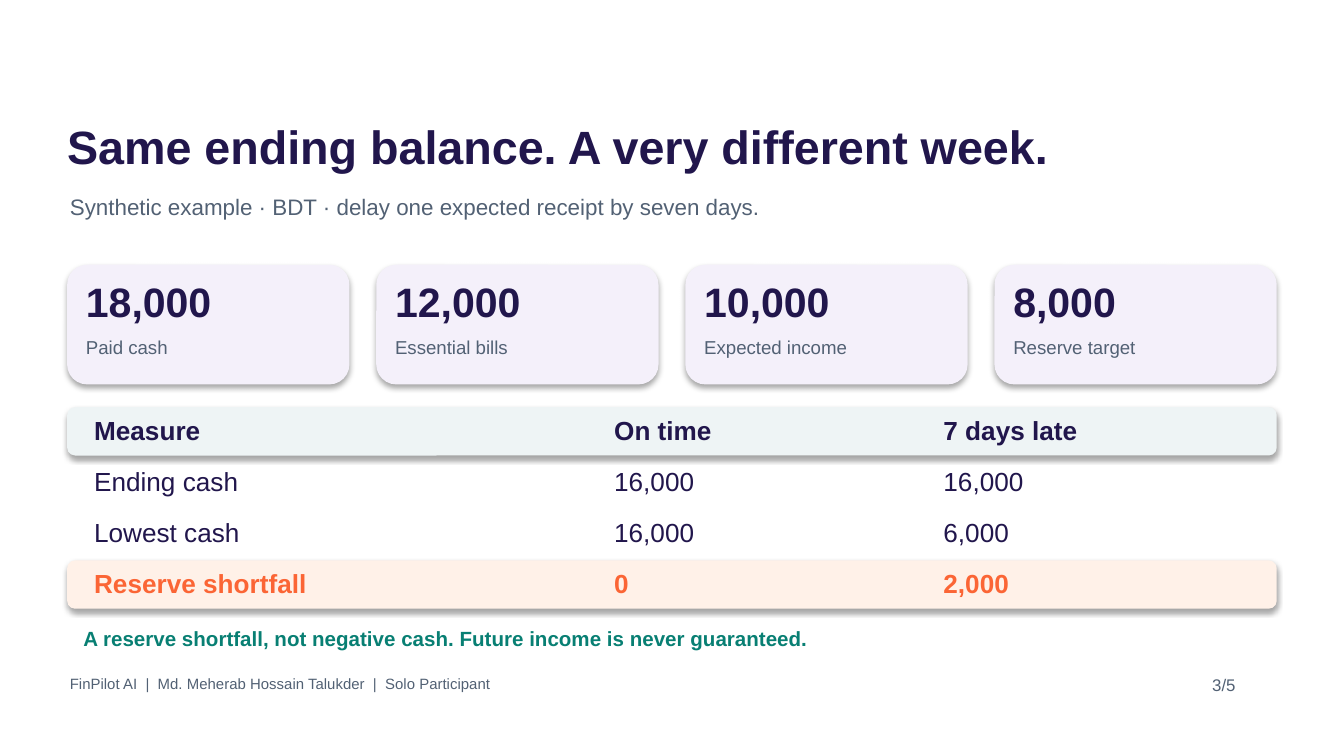
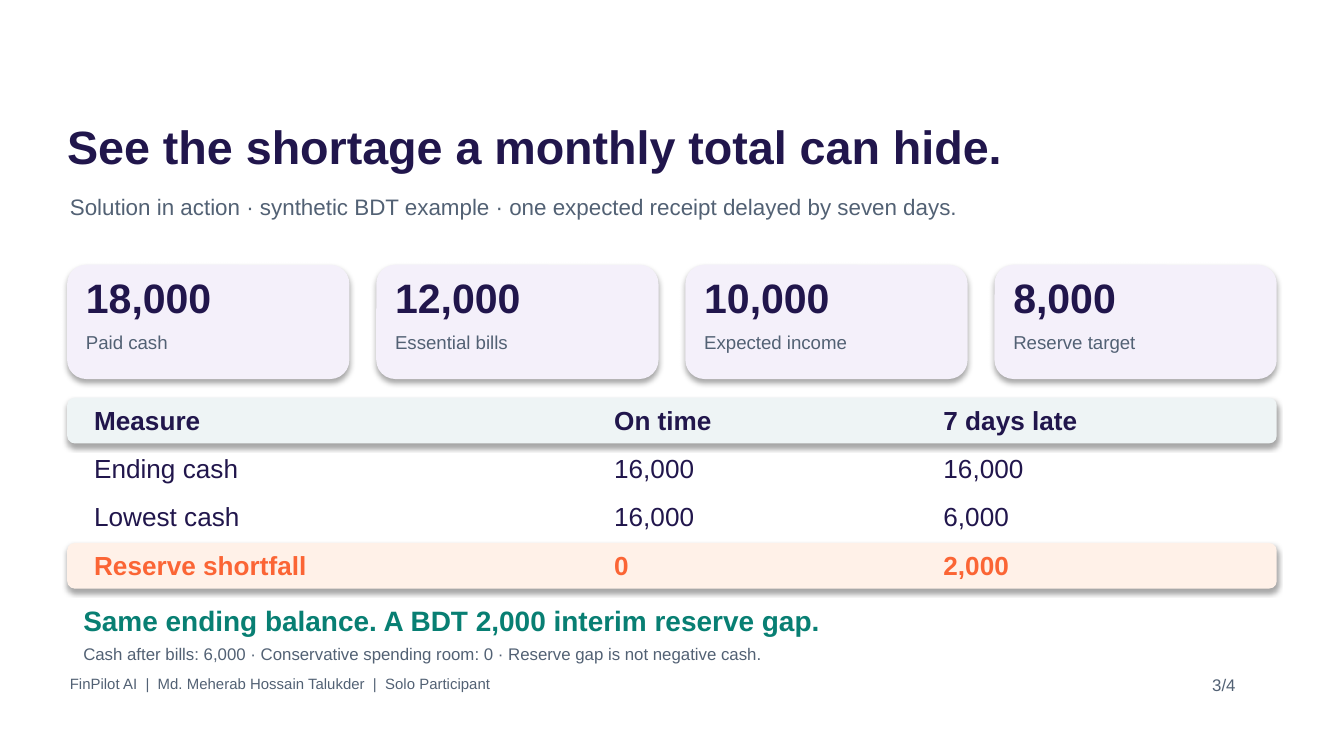
Before and after one commit to meherabmehu/finpilot-ai-sme-copilot, a slide deck: slide 3 of static/submission/FinPilot_AI_Official_Template_3min.pptx. Drawn at 1344x756 pixels with LibreOffice and Linux fonts; fonts in the diff are those of the drawing; background and template pictures are left out. Boxes give left, top, right and bottom in pixels: in the first picture for what was removed or moved away, otherwise in the second. Text is boxed around its words. In the diff, an @@ line names an element or a change of style, - is before the commit and + after.

Commit message:
docs: match four-slide template with solution-focused pitch and verified QR [skip deploy]

```diff
--- a/static/submission/FinPilot_AI_Official_Template_3min.pptx
+++ b/static/submission/FinPilot_AI_Official_Template_3min.pptx
@@ text at (67, 130, 1002, 174): text changed @@
-Same ending balance. A very different week.
+See the shortage a monthly total can hide.
@@ text at (70, 199, 956, 220): text changed @@
-Synthetic example · BDT · delay one expected receipt by seven days.
+Solution in action · synthetic BDT example · one expected receipt delayed by seven days.
@@ rounded rectangle: place and size @@
-rounded rectangle at (67, 265, 349, 384)
+rounded rectangle at (67, 265, 349, 379)
@@ rounded rectangle: place and size @@
-rounded rectangle at (376, 265, 659, 384)
+rounded rectangle at (376, 265, 659, 379)
@@ rounded rectangle: place and size @@
-rounded rectangle at (685, 265, 968, 384)
+rounded rectangle at (685, 265, 968, 379)
@@ rounded rectangle: place and size @@
-rounded rectangle at (995, 265, 1277, 384)
+rounded rectangle at (995, 265, 1277, 379)
@@ 8 texts: place and size @@
-8 texts at (86, 288, 1136, 358)
+8 texts at (86, 284, 1136, 353)
@@ 6 texts, 1 rounded rectangle: place and size @@
-6 texts, 1 rounded rectangle at (67, 407, 1277, 497)
+6 texts, 1 rounded rectangle at (67, 398, 1277, 484)
@@ 3 texts, 1 rounded rectangle: place and size @@
-3 texts, 1 rounded rectangle at (67, 523, 1277, 609)
+3 texts, 1 rounded rectangle at (67, 507, 1277, 589)
@@ 3 texts: place and size @@
-3 texts at (94, 574, 1008, 597)
+3 texts at (94, 556, 1008, 579)
@@ text at (83, 610, 819, 636): text changed; size 11 to 15 pt @@
-A reserve shortfall, not negative cash. Future income is never guaranteed.
+Same ending balance. A BDT 2,000 interim reserve gap.
@@ text added at (83, 648, 761, 664), 9 pt, text #526174 @@
+Cash after bills: 6,000 · Conservative spending room: 0 · Reserve gap is not negative cash.
@@ text at (1212, 679, 1235, 691): text changed @@
-3/5
+3/4
```
Also in this commit, not shown: 2 slides added, 3 slides removed, 5 other files.
